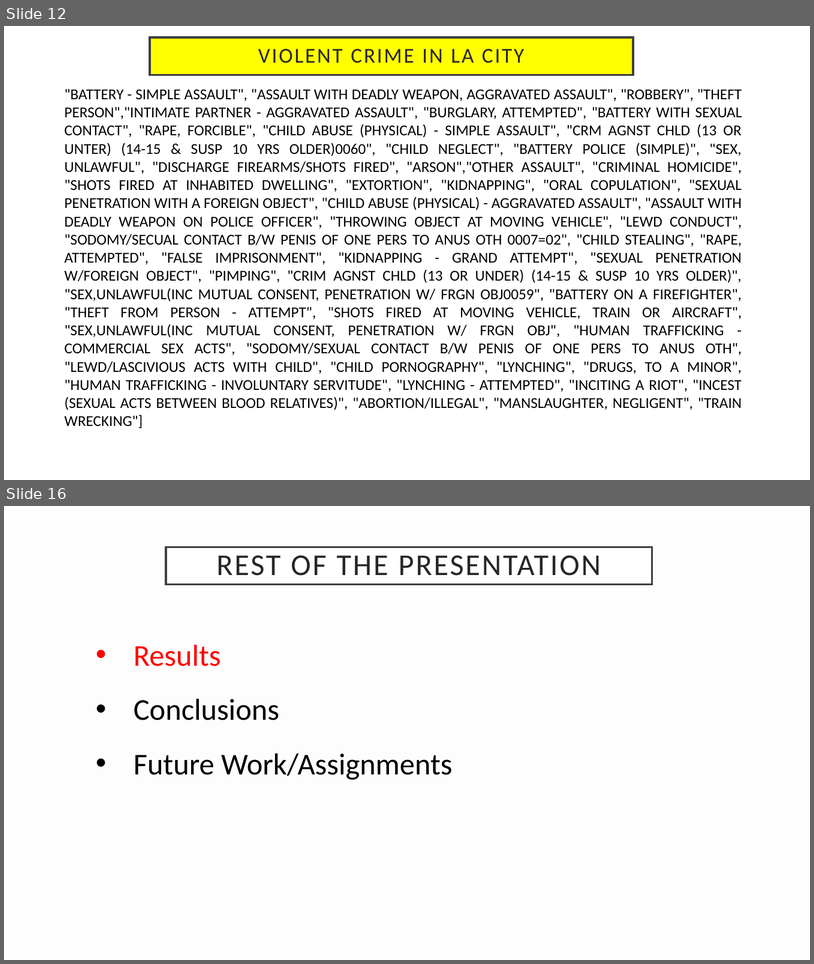
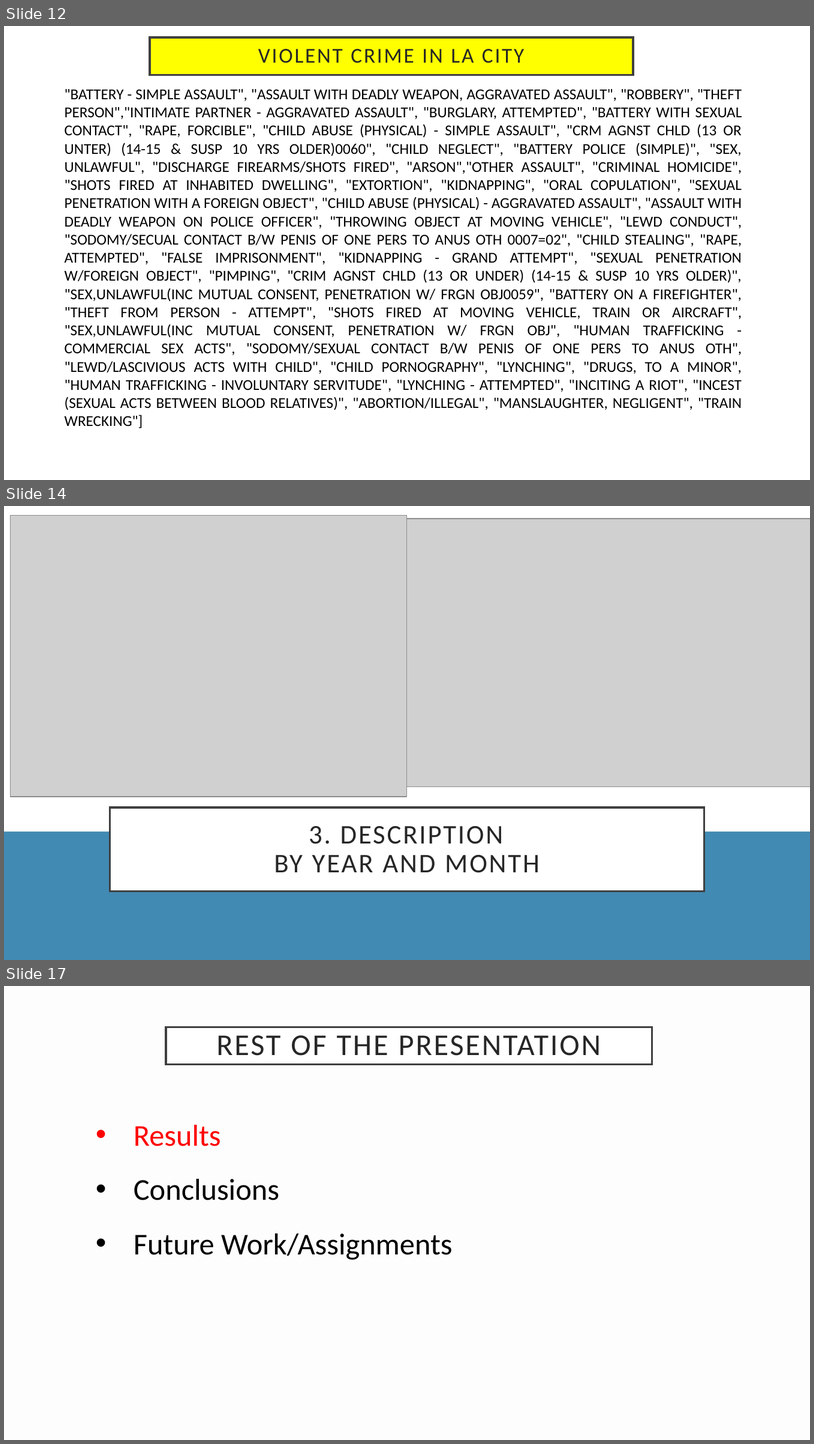
Before and after one commit to shrawantee/Project-Analysis-of-Violent-Crime-in-LA, a slide deck: Presentation/LACity Crime-Final Slides.pptx. Shown one above the other, each under a label of ours: slides 12 and 16 before the commit, slides 12, 14 and 17 after it; the slides between them are not shown. The pictures are 814x964 and 814x1444 pixels, drawn with LibreOffice and Linux fonts; fonts in the diff are those of the drawing; grey boxes stand for pictures. Boxes give left, top, right and bottom in pixels: in the first picture for what was removed or moved away, otherwise in the second. Text is boxed around its words. In the diff, an @@ line names an element or a change of style, - is before the commit and + after.

```diff
--- a/Presentation/LACity Crime-Final Slides.pptx
+++ b/Presentation/LACity Crime-Final Slides.pptx
@@ slide 14 added at [4, 506, 810, 960], background #418AB3 @@
@@ rectangle added at [4, 506, 810, 831], fill #FFFFFF @@
@@ picture added at [10, 515, 407, 796] @@
@@ picture added at [404, 519, 810, 787] @@
@@ title added at [110, 807, 705, 891], fill #FFFFFF, outline #404040 2.5 pt, 32 pt, text #262626 @@
+3. DESCRIPTION
+BY YEAR AND MONTH
@@ what was slide 16 is now slide 17 @@
```
Also in this commit, not shown: 5 slides changed, 2 other slides added, 2 slides removed.
